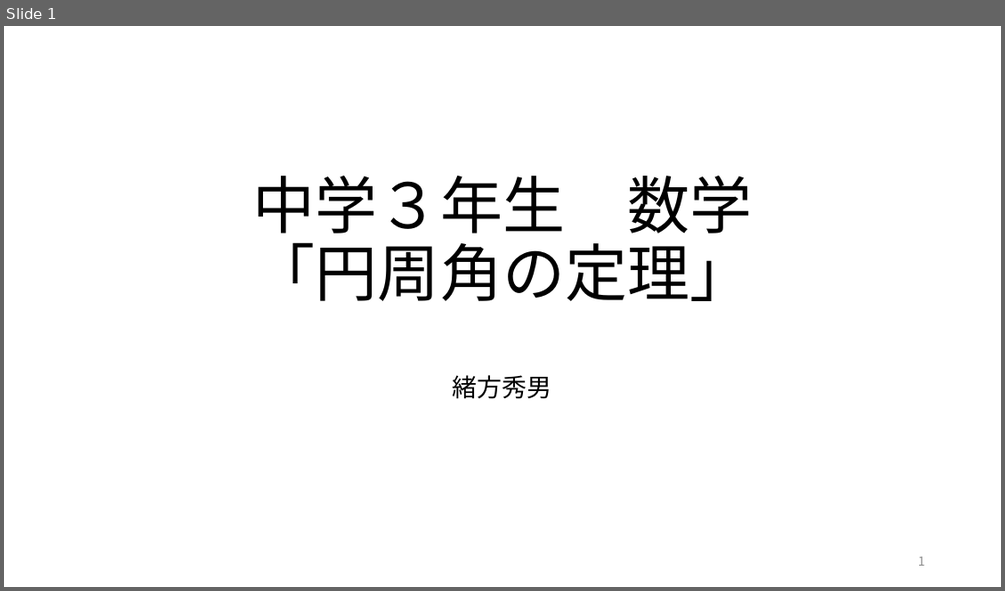
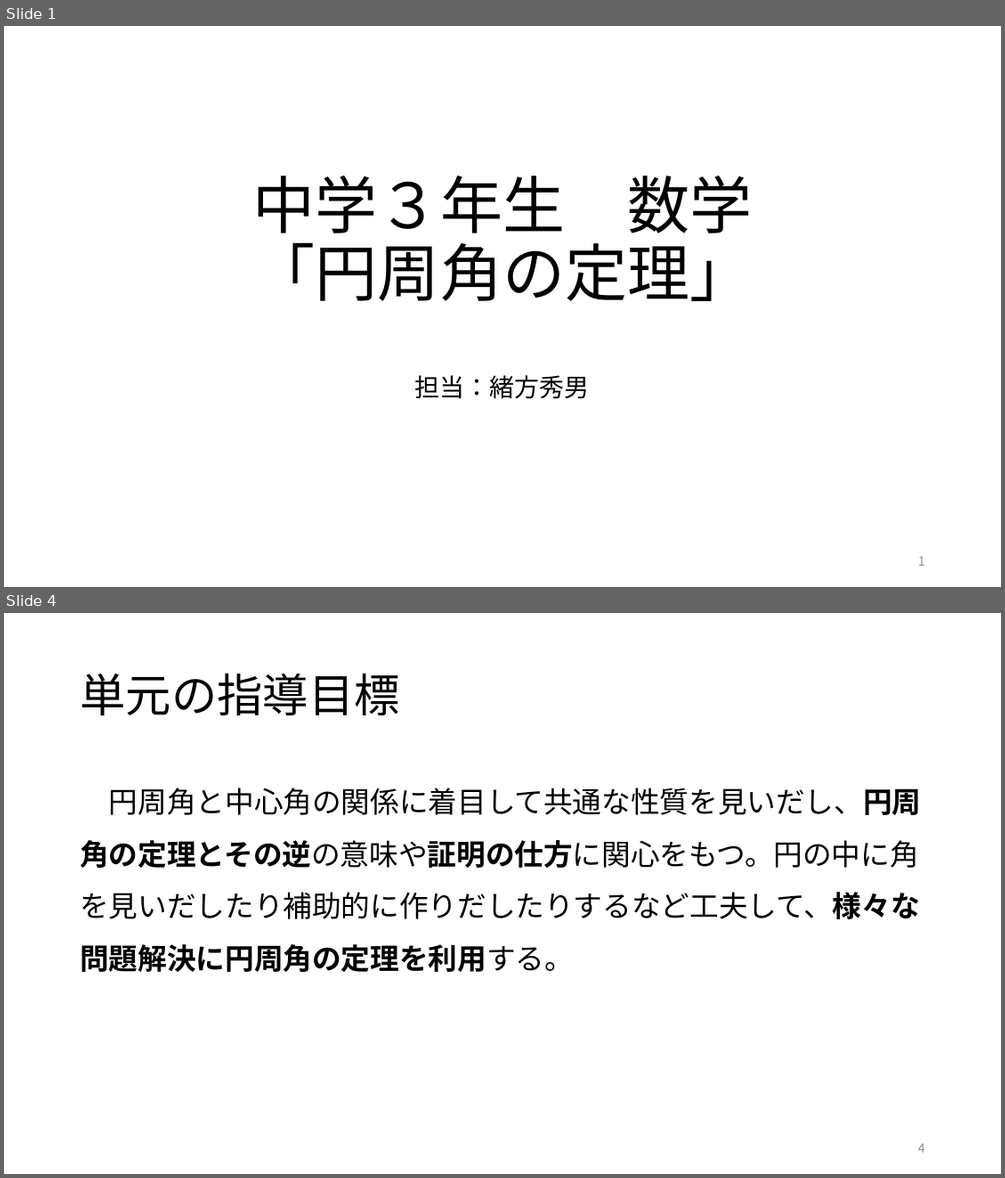
Before and after one commit to ogata222/ogata222.github.io, a slide deck: 円周角の定理_発表会用授業イメージ説明.pptx. Shown one above the other, each under a label of ours: slide 1 before the commit, slides 1 and 4 after it; the slides between them are not shown. The pictures are 1005x591 and 1005x1178 pixels, drawn with LibreOffice and Linux fonts; fonts in the diff are those of the drawing. Boxes give left, top, right and bottom in pixels: in the first picture for what was removed or moved away, otherwise in the second. Text is boxed around its words. In the diff, an @@ line names an element or a change of style, - is before the commit and + after.

```diff
--- a/円周角の定理_発表会用授業イメージ説明.pptx
+++ b/円周角の定理_発表会用授業イメージ説明.pptx
@@ slide 4 added at [4,613,1001,1174], background #FFFFFF @@
@@ title added at [80,674,399,715], 44 pt, text #000000 @@
+単元の指導目標
@@ text added at [80,787,921,972], 28 pt, text #000000 @@
+円周角と中心角の関係に着目して共通な性質を見いだし、円周角の定理とその逆の意味や証明の仕方に関心をもつ。円の中に角を見いだしたり補助的に作りだしたりするなど工夫して、様々な問題解決に円周角の定理を利用する。
@@ page number added at [918,1143,925,1152], 12 pt, text #8C8C8C @@
+4
@@ slide 1 changed as well @@
@@ subtitle at [415,375,590,399]: text changed @@
-緒方秀男
+担当：緒方秀男
```
Also in this commit, not shown: 2 other slides changed, 15 other slides added, 4 slides removed.
